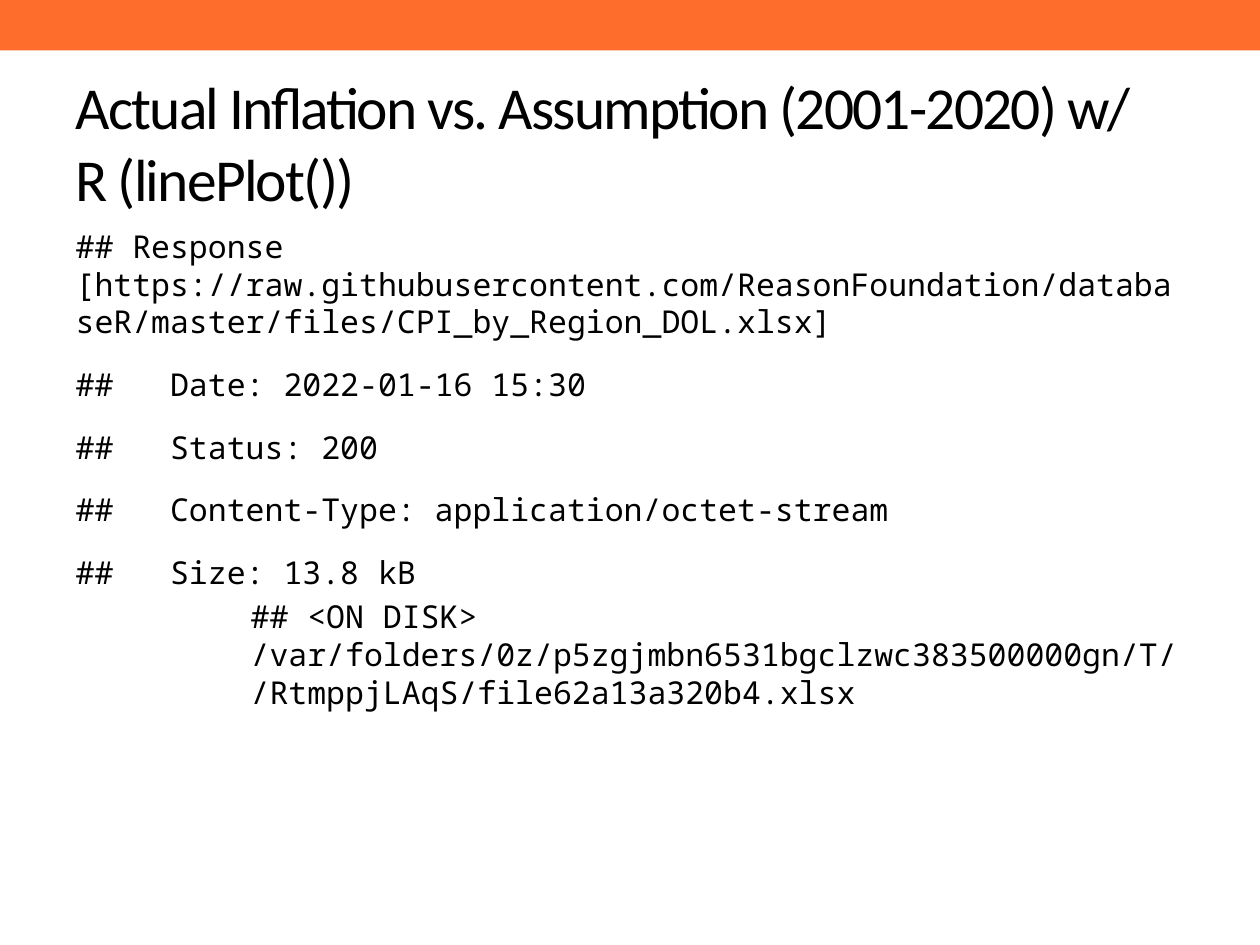
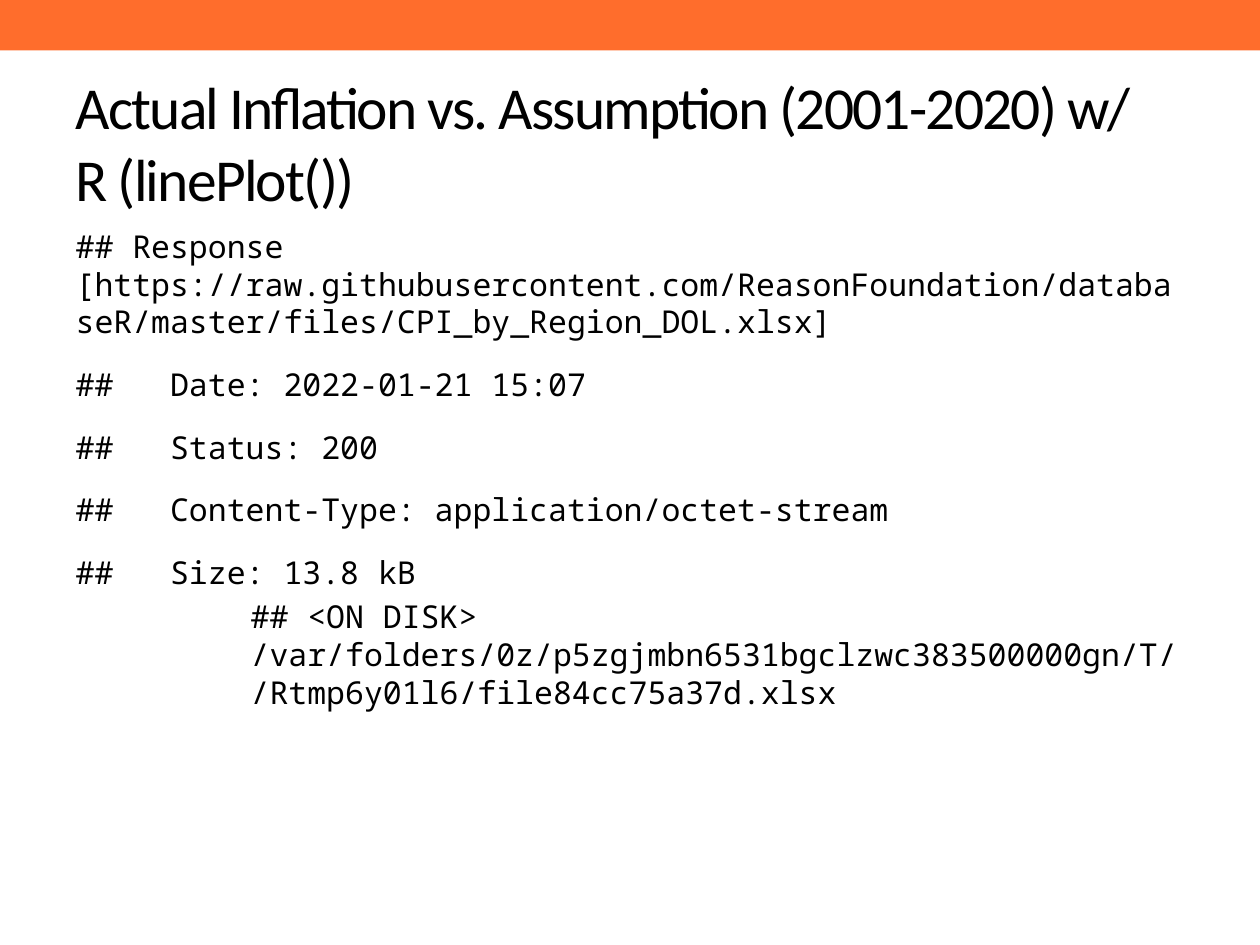
Before and after one commit to ANiraula/ASRS.deck, a slide deck: slide 19 of RMarkdown_ASRS.pptx (slide 18 before the commit). Drawn at 1260x945 pixels with LibreOffice and Linux fonts; fonts in the diff are those of the drawing; background and template pictures are left out. Boxes give left, top, right and bottom in pixels: in the first picture for what was removed or moved away, otherwise in the second. Text is boxed around its words. In the diff, an @@ line names an element or a change of style, - is before the commit and + after.

```diff
--- a/RMarkdown_ASRS.pptx
+++ b/RMarkdown_ASRS.pptx
@@ text at bbox=[76, 235, 1177, 712]: text changed @@
-## Response [https://raw.githubusercontent.com/ReasonFoundation/databaseR/master/files/CPI_by_Region_DOL.xlsx]
-## Date: 2022-01-16 15:30
-## Status: 200
-## Content-Type: application/octet-stream
-## Size: 13.8 kB
-## <ON DISK> /var/folders/0z/p5zgjmbn6531bgclzwc383500000gn/T//RtmppjLAqS/file62a13a320b4.xlsx
+## Response [https://raw.githubusercontent.com/ReasonFoundation/databaseR/master/files/CPI_by_Region_DOL.xlsx]
+## Date: 2022-01-21 15:07
+## Status: 200
+## Content-Type: application/octet-stream
+## Size: 13.8 kB
+## <ON DISK> /var/folders/0z/p5zgjmbn6531bgclzwc383500000gn/T//Rtmp6y01l6/file84cc75a37d.xlsx
```
Also in this commit, not shown: 1 slide added, 1 other file.
